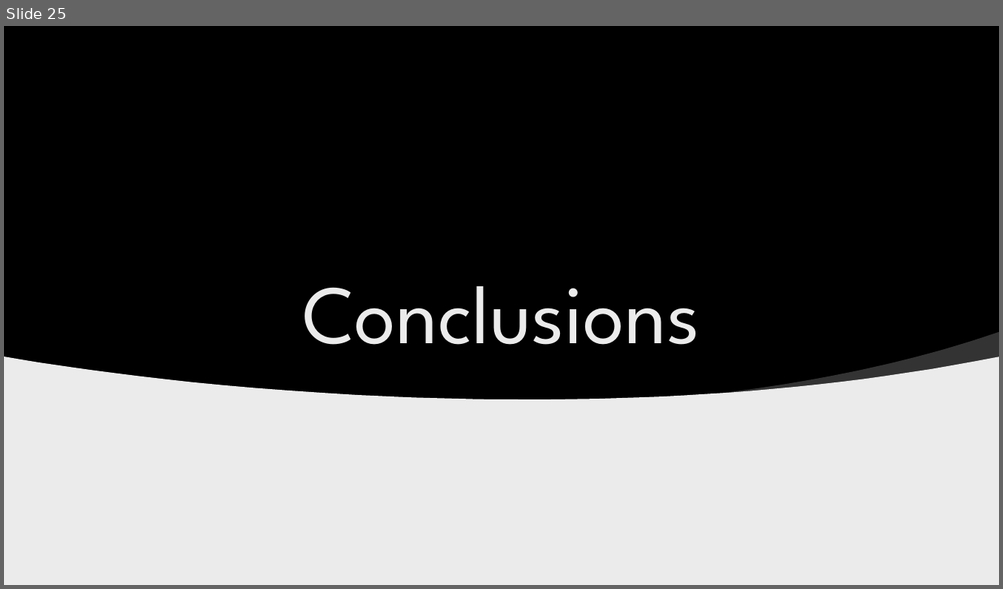
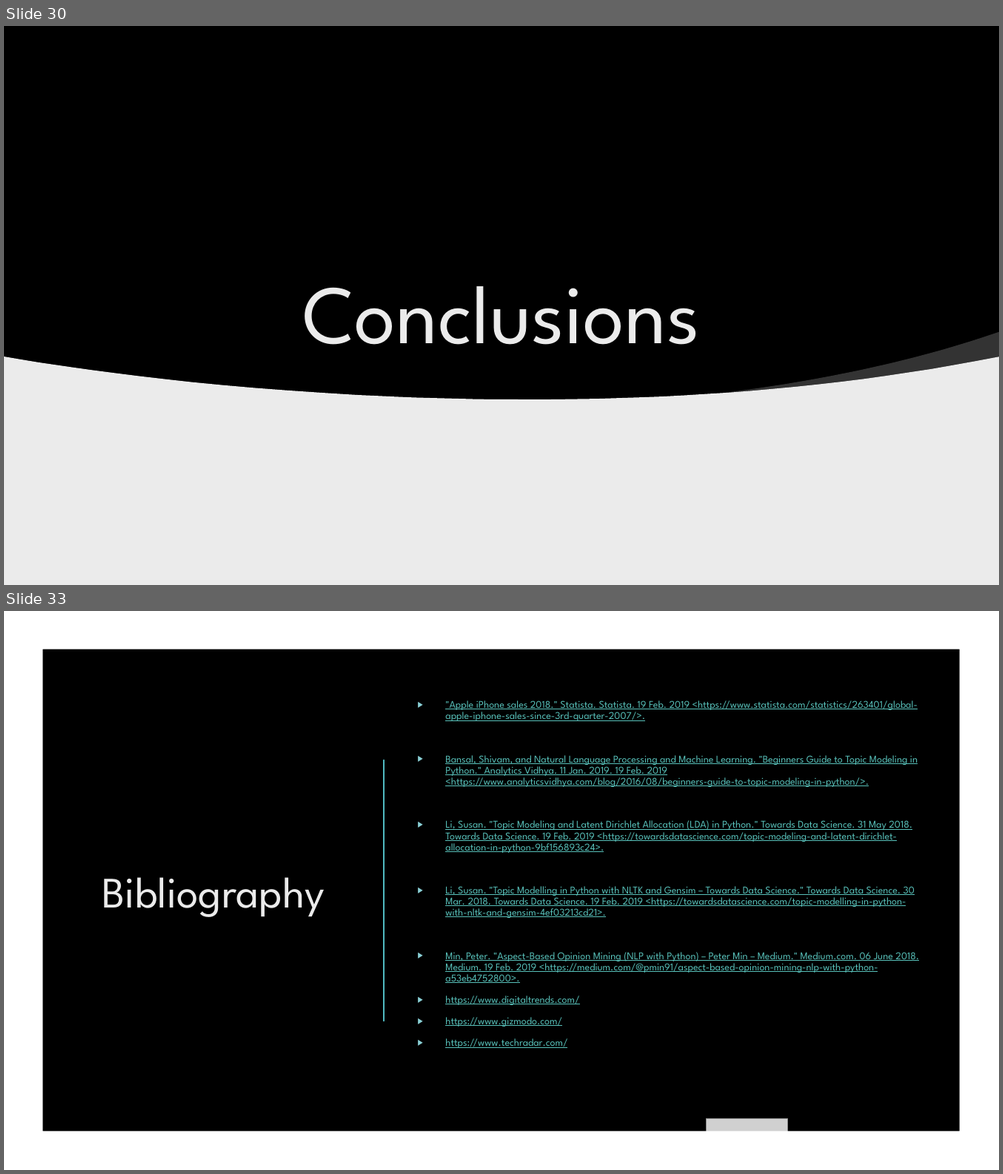
Before and after one commit to ayan1995/Thinkful, a slide deck: Bootcamp/Final Capstone Opinion Mining/Opinion Mining Presentation.pptx. Shown one above the other, each under a label of ours: slide 25 before the commit, slides 30 and 33 after it; the slides between them are not shown. The pictures are 1003x589 and 1003x1174 pixels, drawn with LibreOffice and Linux fonts; fonts in the diff are those of the drawing; grey boxes stand for pictures; background and template pictures are left out. Boxes give left, top, right and bottom in pixels: in the first picture for what was removed or moved away, otherwise in the second. Text is boxed around its words. In the diff, an @@ line names an element or a change of style, - is before the commit and + after.

Commit message:
Opinion Mining

```diff
--- a/Bootcamp/Final Capstone Opinion Mining/Opinion Mining Presentation.pptx
+++ b/Bootcamp/Final Capstone Opinion Mining/Opinion Mining Presentation.pptx
@@ slide 33 added at (4,611,999,1170), background picture (left out) @@
@@ rectangle added at (4,611,999,1170), fill #000000 @@
@@ freeform shape added at (4,611,999,1170), fill #FFFFFF @@
@@ rectangle added at (855,611,911,704), fill #B01513 @@
@@ text added at (445,701,919,1048), 10 pt, text #58C1BA, underline @@
+▶ "Apple iPhone sales 2018." Statista. Statista. 19 Feb. 2019 <https://www.statista.com/statistics/263401/global-apple-iphone-sales-since-3rd-quarter-2007/>.
+▶ Bansal, Shivam, and Natural Language Processing and Machine Learning. "Beginners Guide to Topic Modeling in Python." Analytics Vidhya. 11 Jan. 2019. 19 Feb. 2019 <https://www.analyticsvidhya.com/blog/2016/08/beginners-guide-to-topic-modeling-in-python/>.
+▶ Li, Susan. "Topic Modeling and Latent Dirichlet Allocation (LDA) in Python." Towards Data Science. 31 May 2018. Towards Data Science. 19 Feb. 2019 <https://towardsdatascience.com/topic-modeling-and-latent-dirichlet-allocation-in-python-9bf156893c24>.
+▶ Li, Susan. "Topic Modelling in Python with NLTK and Gensim – Towards Data Science." Towards Data Science. 30 Mar. 2018. Towards Data Science. 19 Feb. 2019 <https://towardsdatascience.com/topic-modelling-in-python-with-nltk-and-gensim-4ef03213cd21>.
+▶ Min, Peter. "Aspect-Based Opinion Mining (NLP with Python) – Peter Min – Medium." Medium.com. 06 June 2018. Medium. 19 Feb. 2019 <https://medium.com/@pmin91/aspect-based-opinion-mining-nlp-with-python-a53eb4752800>.
+▶ https://www.digitaltrends.com/
+▶ https://www.gizmodo.com/
+▶ https://www.techradar.com/
@@ line added from (384, 760) to (384, 1022), #50B9C1 1.5 pt @@
@@ title added at (102,877,324,917), 42 pt, text #EBEBEB @@
+Bibliography
@@ picture added at (706,1119,788,1170) @@
@@ what was slide 25 is now slide 30 @@
```
Also in this commit, not shown: 3 slides changed, 7 other slides added, 2 slides removed, 28 other files.
